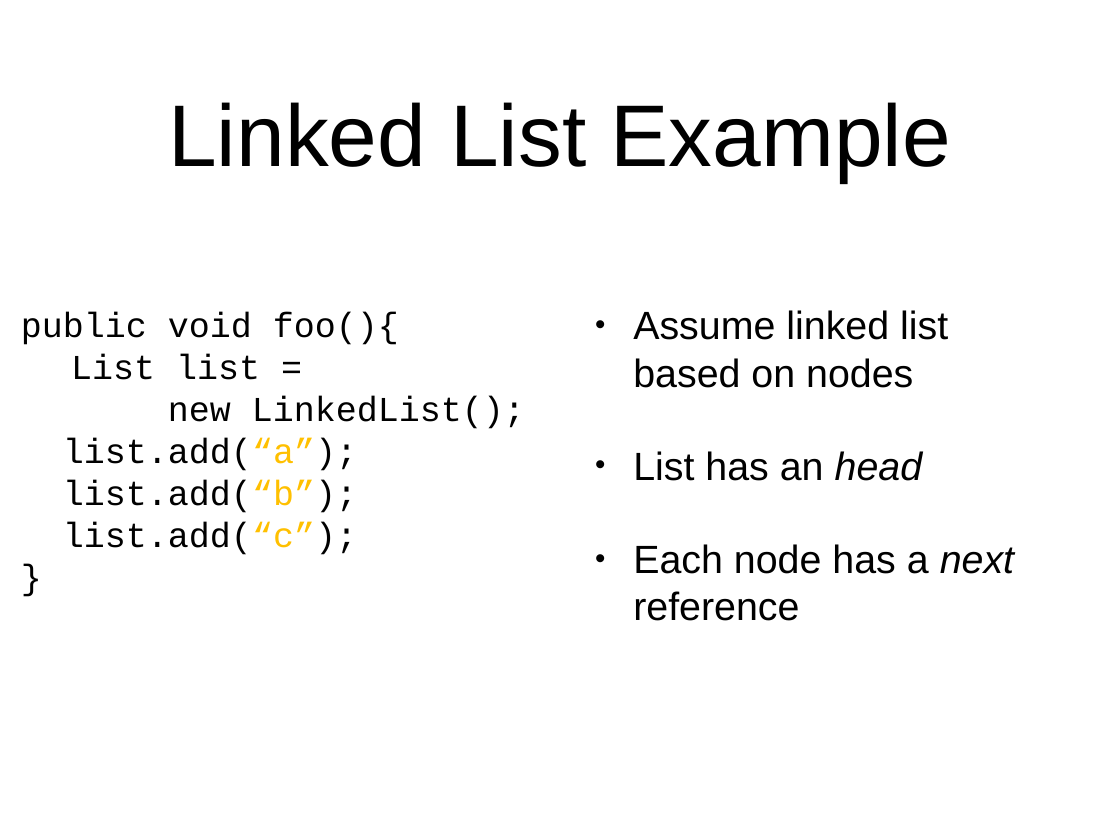
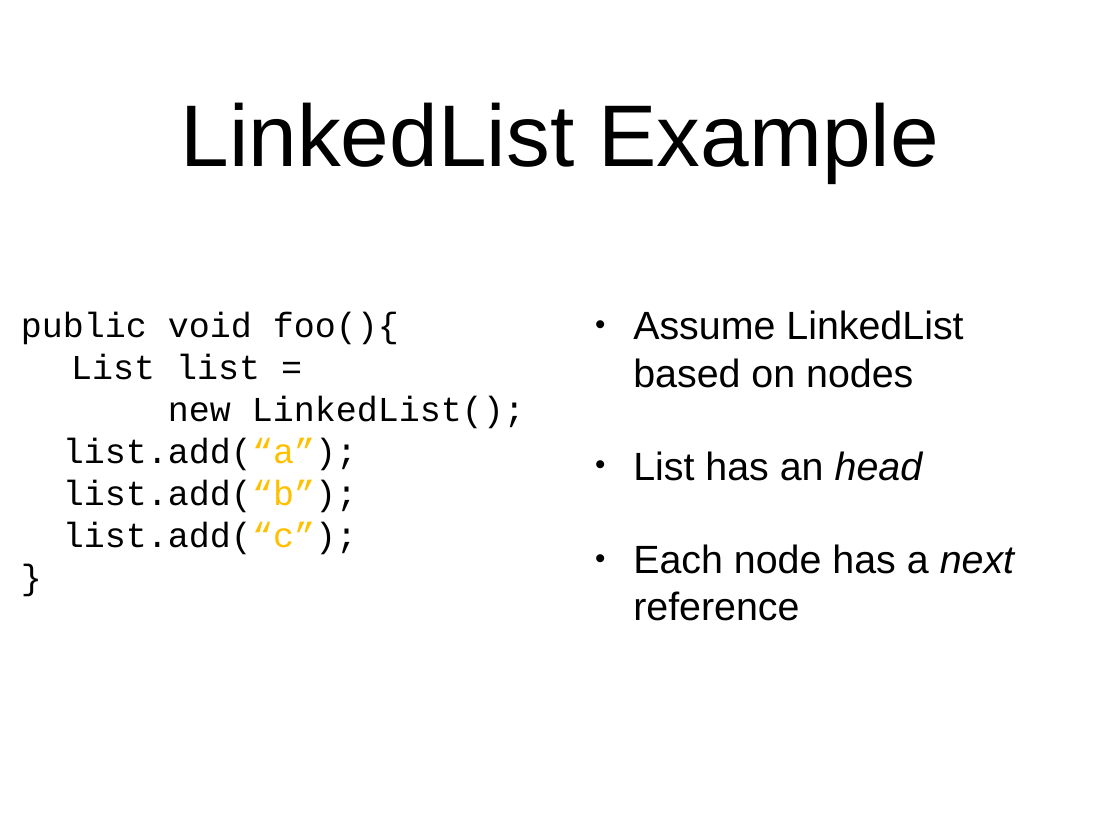
Before and after one commit to arcuri82/algorithms, a slide deck: slide 38 of docs/slides/02/02_stack_queue.pptx (slide 35 before the commit). Drawn at 1120x840 pixels with LibreOffice and Linux fonts; fonts in the diff are those of the drawing. Boxes give left, top, right and bottom in pixels: in the first picture for what was removed or moved away, otherwise in the second. Text is boxed around its words. In the diff, an @@ line names an element or a change of style, - is before the commit and + after.

Commit message:
updating slides for les02

```diff
--- a/docs/slides/02/02_stack_queue.pptx
+++ b/docs/slides/02/02_stack_queue.pptx
@@ title at (180,102,938,182): spaces changed @@
-Linked List Example
+LinkedList Example
@@ text at (633,310,963,388): text changed @@
-• Assume linked list based on nodes
+• Assume LinkedList based on nodes
```
Also in this commit, not shown: 3 other slides changed, 21 slides added, 5 slides removed, 2 other files.
